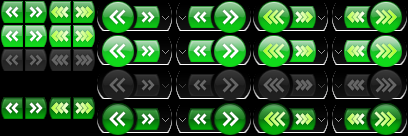
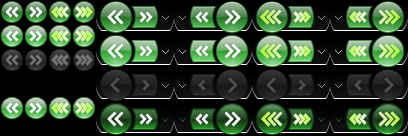
Comparing the layer stacks of the two 408×136 images. Changes:
painted on "新規レイヤー#1" over [260,9,400,127]
painted on "arrow2" over [260,9,400,127]
painted on "shadow2" over [258,7,402,129]
painted on "arrow" over [107,9,241,127]
painted on "shadow" over [105,7,243,129]
painted on "disabled" over [108,76,398,94]
removed layer "背景" over [1,1,407,135]
added layer "新規レイヤー#3" above "新規レイヤー#2" over [1,1,408,135]
